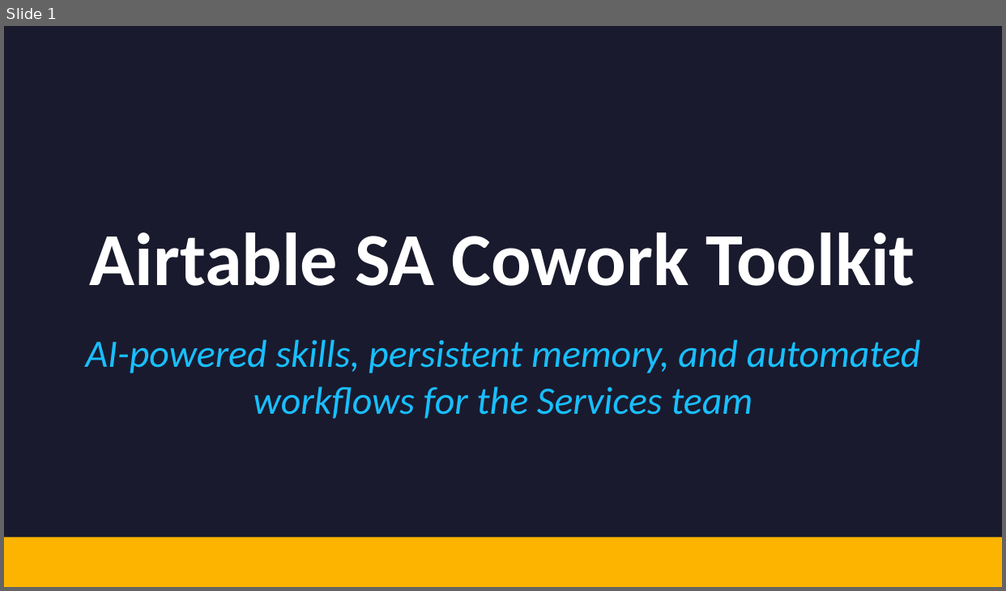
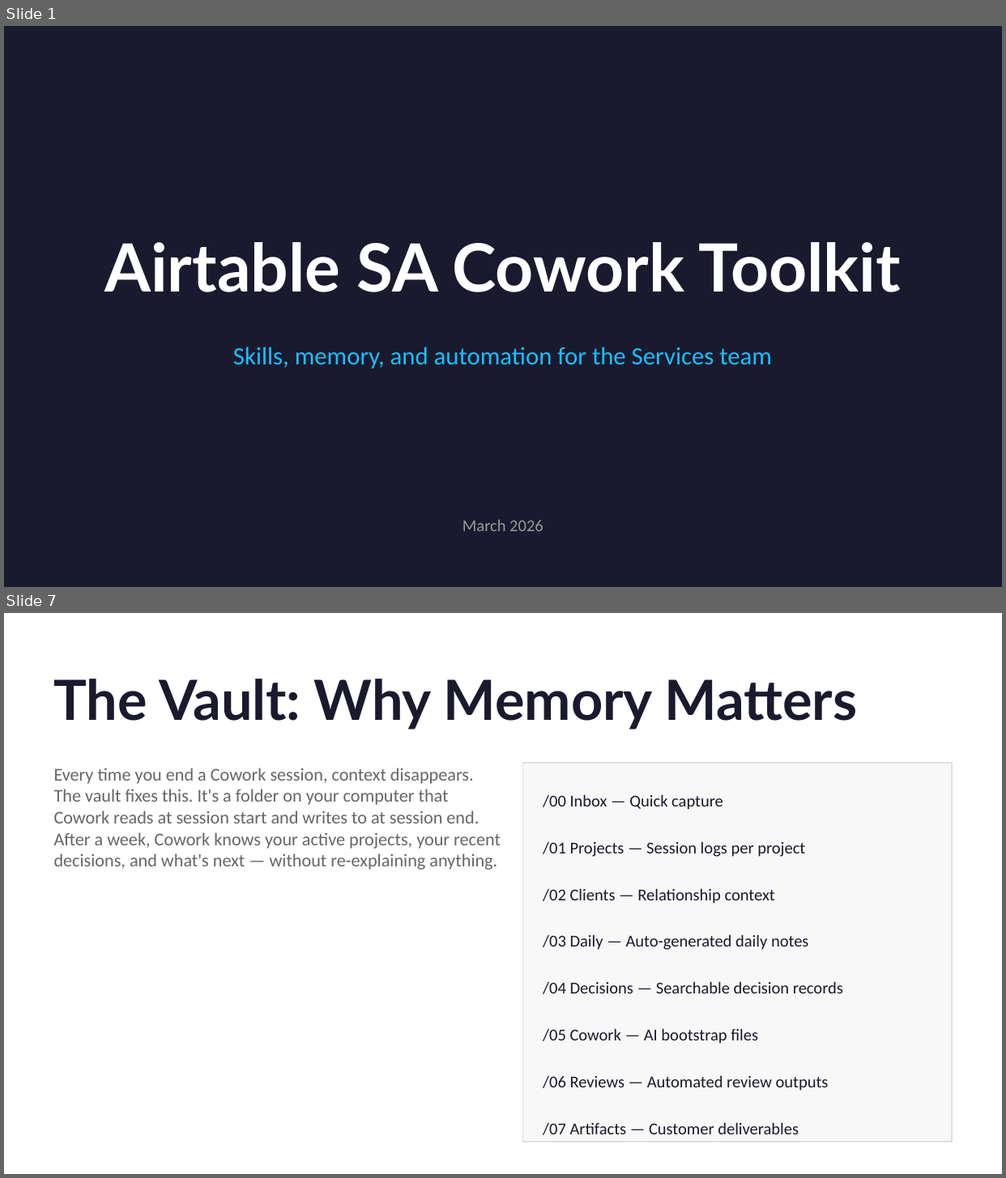
Before and after one commit to dsteven12/airtable-sa-skills, a slide deck: docs/SA-Cowork-Toolkit-Overview.pptx. Shown one above the other, each under a label of ours: slide 1 before the commit, slides 1 and 7 after it; the slides between them are not shown. The pictures are 1006x591 and 1006x1178 pixels, drawn with LibreOffice and Linux fonts; fonts in the diff are those of the drawing. Boxes give left, top, right and bottom in pixels: in the first picture for what was removed or moved away, otherwise in the second. Text is boxed around its words. In the diff, an @@ line names an element or a change of style, - is before the commit and + after.

Commit message:
Initial commit: 26 Cowork skills, vault scaffold, CLAUDE.md template, onboarding docs, overview deck

```diff
--- a/docs/SA-Cowork-Toolkit-Overview.pptx
+++ b/docs/SA-Cowork-Toolkit-Overview.pptx
@@ slide 7 added at (x1=4, y1=613, x2=1002, y2=1174), background #FFFFFF @@
@@ text added at (x1=54, y1=679, x2=858, y2=730), 40 pt, text #1A1A2E, bold @@
+The Vault: Why Memory Matters
@@ text added at (x1=54, y1=768, x2=501, y2=870), 13 pt, text #666666 @@
+Every time you end a Cowork session, context disappears. The vault fixes this. It's a folder on your computer that Cowork reads at session start and writes to at session end. After a week, Cowork knows your active projects, your recent decisions, and what's next — without re-explaining anything.
@@ rectangle added at (x1=523, y1=763, x2=952, y2=1142), fill #F8F8F8, outline #E0E0E0 1 pt @@
@@ text added at (x1=543, y1=794, x2=723, y2=810), 12 pt, text #1A1A2E @@
+/00 Inbox — Quick capture
@@ text added at (x1=543, y1=841, x2=805, y2=857), 12 pt, text #1A1A2E @@
+/01 Projects — Session logs per project
@@ text added at (x1=543, y1=888, x2=775, y2=904), 12 pt, text #1A1A2E @@
+/02 Clients — Relationship context
@@ text added at (x1=543, y1=935, x2=808, y2=950), 12 pt, text #1A1A2E @@
+/03 Daily — Auto-generated daily notes
@@ text added at (x1=543, y1=982, x2=843, y2=995), 12 pt, text #1A1A2E @@
+/04 Decisions — Searchable decision records
@@ text added at (x1=543, y1=1029, x2=758, y2=1044), 12 pt, text #1A1A2E @@
+/05 Cowork — AI bootstrap files
@@ text added at (x1=543, y1=1076, x2=829, y2=1091), 12 pt, text #1A1A2E @@
+/06 Reviews — Automated review outputs
@@ text added at (x1=543, y1=1122, x2=799, y2=1135), 12 pt, text #1A1A2E @@
+/07 Artifacts — Customer deliverables
@@ slide 1 changed as well @@
@@ text "Airtable SA Cowork Toolkit" at (x1=104, y1=242, x2=901, y2=292): size 54 to 48 pt, font Calibri to Lato @@
@@ text at (x1=233, y1=347, x2=772, y2=369): text changed; size 28 to 18 pt; italic off @@
-AI-powered skills, persistent memory, and automated workflows for the Services team
+Skills, memory, and automation for the Services team
@@ text added at (x1=462, y1=520, x2=543, y2=531), 12 pt, text #999999 @@
+March 2026
@@ rectangle removed at (x1=4, y1=537, x2=1002, y2=587) @@
```
Also in this commit, not shown: 10 other slides added, 11 slides removed.
